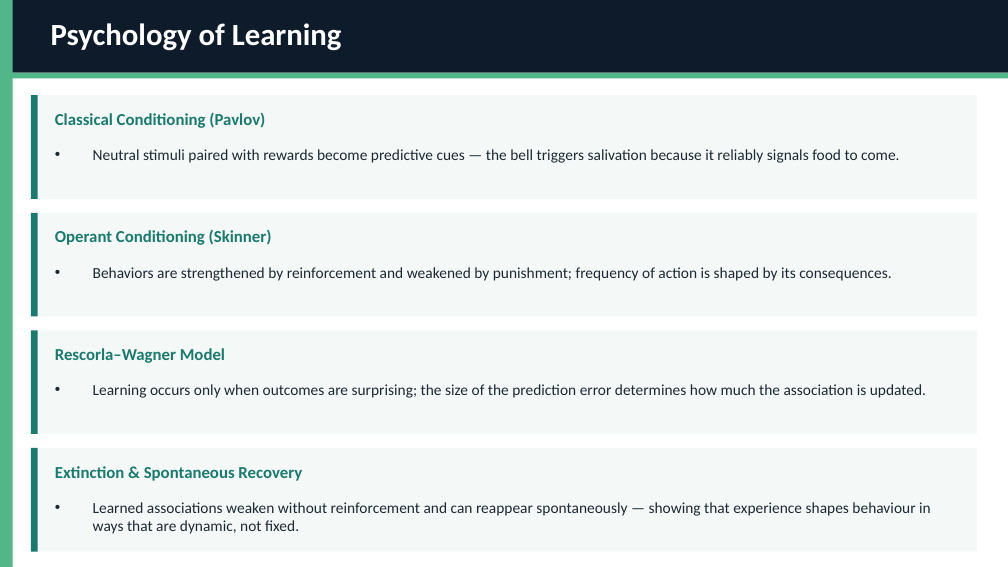
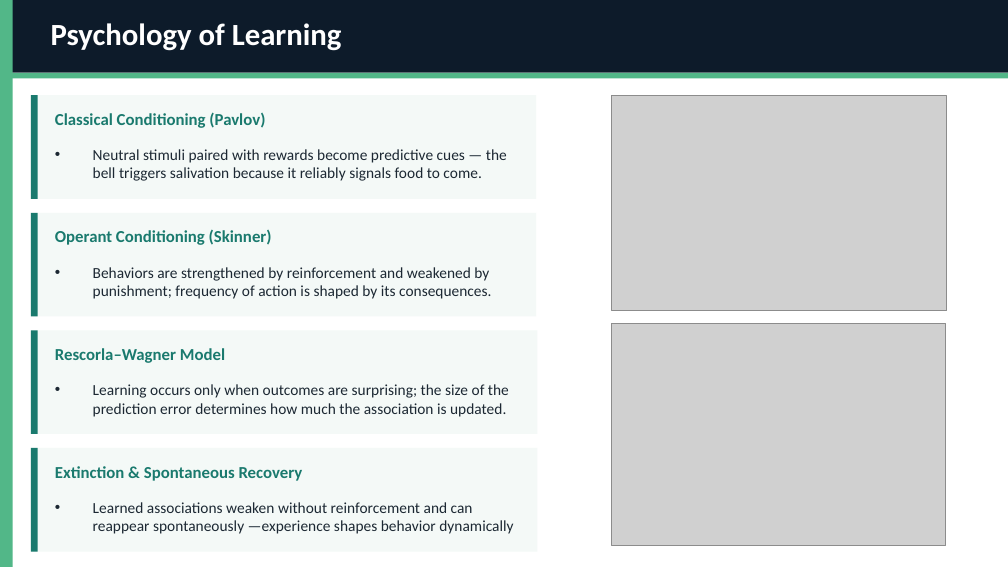
Before and after one commit to kevpatha/RHIT_Reinforcement_Learning_Intro, a slide deck: slide 4 of Presentation/RL_Lecture.pptx. Drawn at 1008x567 pixels with LibreOffice and Linux fonts; fonts in the diff are those of the drawing; grey boxes stand for pictures. Boxes give left, top, right and bottom in pixels: in the first picture for what was removed or moved away, otherwise in the second. Text is boxed around its words. In the diff, an @@ line names an element or a change of style, - is before the commit and + after.

Commit message:
Lecture update

```diff
--- a/Presentation/RL_Lecture.pptx
+++ b/Presentation/RL_Lecture.pptx
@@ rectangle resized from (x1=31, y1=95, x2=978, y2=199) to (x1=31, y1=95, x2=536, y2=199) @@
@@ picture added at (x1=612, y1=96, x2=947, y2=310) @@
@@ text "Neutral stimuli paired with rewards ..." rewrapped from (x1=93, y1=149, x2=899, y2=163) to (x1=93, y1=149, x2=507, y2=181) @@
@@ rectangle resized from (x1=31, y1=213, x2=978, y2=317) to (x1=31, y1=213, x2=536, y2=317) @@
@@ text "Behaviors are strengthened by reinforcement ..." rewrapped from (x1=93, y1=267, x2=891, y2=281) to (x1=93, y1=267, x2=491, y2=299) @@
@@ picture added at (x1=612, y1=324, x2=946, y2=546) @@
@@ rectangle resized from (x1=31, y1=331, x2=978, y2=434) to (x1=31, y1=331, x2=538, y2=434) @@
@@ text "Learning occurs only when outcomes ..." rewrapped from (x1=93, y1=384, x2=926, y2=398) to (x1=93, y1=384, x2=509, y2=417) @@
@@ rectangle resized from (x1=31, y1=448, x2=978, y2=551) to (x1=31, y1=448, x2=538, y2=551) @@
@@ text at (x1=93, y1=502, x2=513, y2=534): text changed @@
-• Learned associations weaken without reinforcement and can reappear spontaneously — showing that experience shapes behaviour in ways that are dynamic, not fixed.
+• Learned associations weaken without reinforcement and can reappear spontaneously —experience shapes behavior dynamically
```
Also in this commit, not shown: 1 other slide changed, 1 other file.
